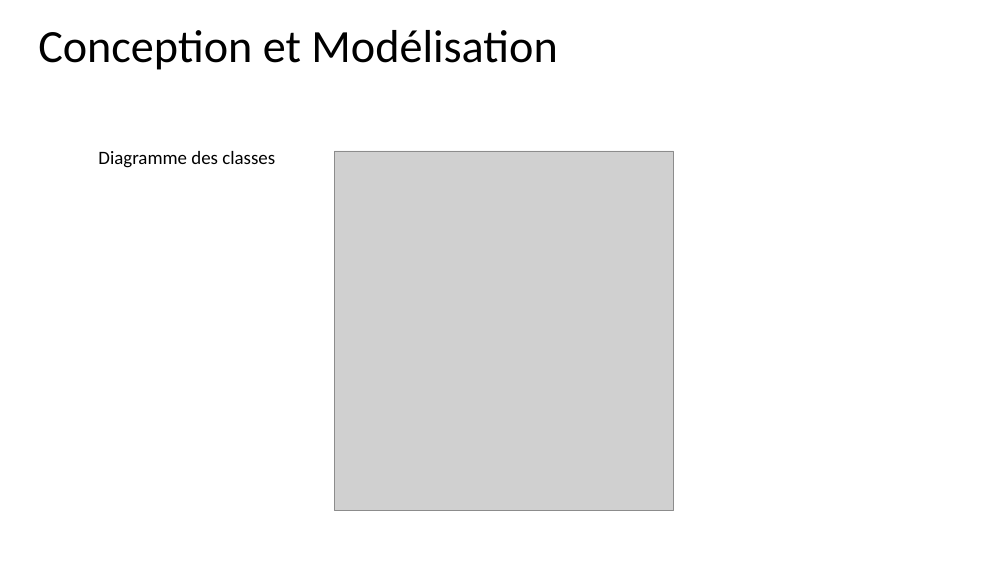
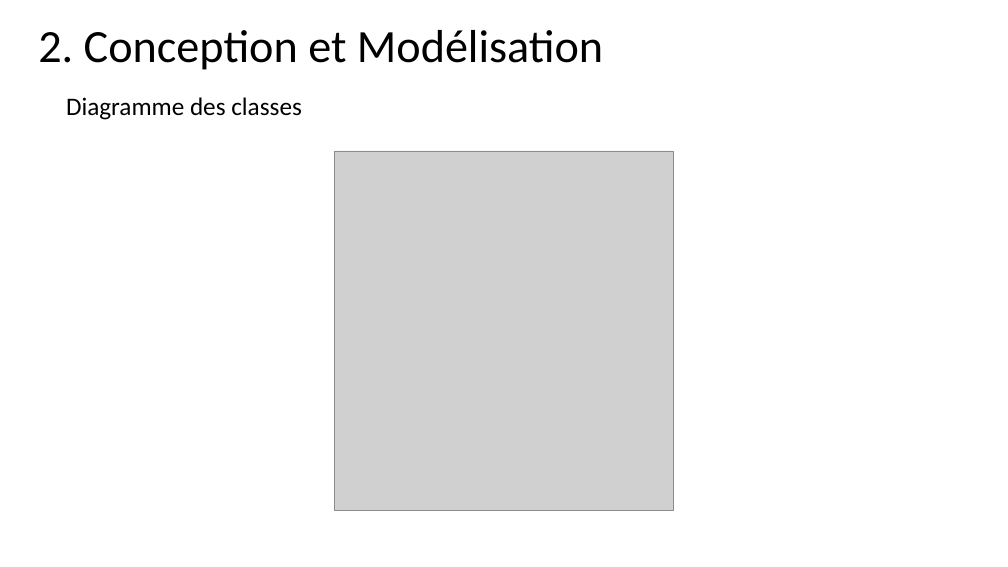
Before and after one commit to saidworks/fil_rouge, a slide deck: slide 5 of Presentation.pptx. Drawn at 1008x567 pixels with LibreOffice and Linux fonts; fonts in the diff are those of the drawing; grey boxes stand for pictures. Boxes give left, top, right and bottom in pixels: in the first picture for what was removed or moved away, otherwise in the second. Text is boxed around its words. In the diff, an @@ line names an element or a change of style, - is before the commit and + after.

```diff
--- a/Presentation.pptx
+++ b/Presentation.pptx
@@ title at <box>38,30,603,70</box>: text changed @@
-Conception et Modélisation
+2. Conception et Modélisation
@@ text "Diagramme des classes": place and size @@
-text "Diagramme des classes" at <box>98,151,275,168</box>
+text "Diagramme des classes" at <box>66,97,302,120</box>
@@ text "Diagramme des classes" at <box>66,97,302,120</box>: size 18 to 24 pt @@
```
Also in this commit, not shown: 5 other slides changed, 6 slides added, 11 slides removed, 2 other files.
